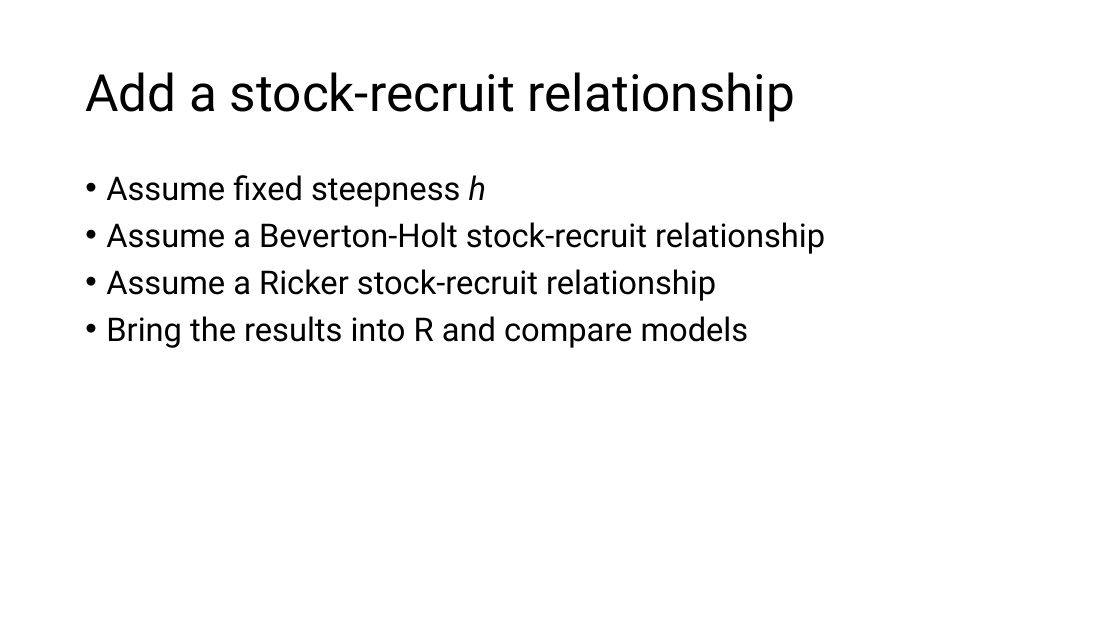
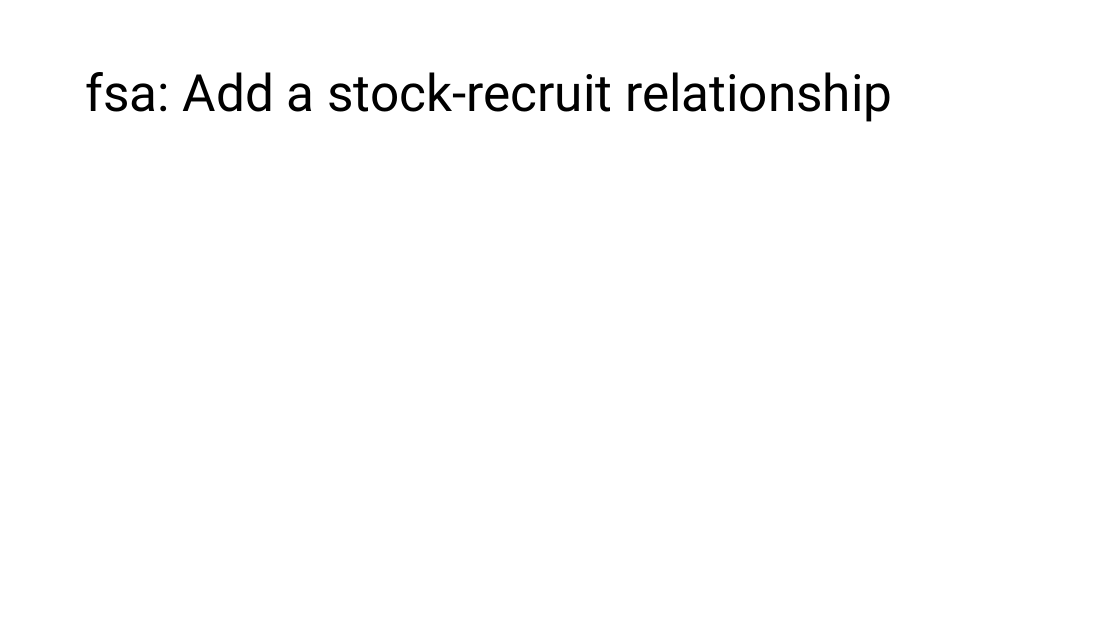
Before and after one commit to merrillrudd/ADMB_course, a slide deck: slide 9 of Day2/2b_Age-structured/Age-structured models.pptx. Drawn at 1120x630 pixels with LibreOffice and Linux fonts; fonts in the diff are those of the drawing; grey boxes stand for pictures. Boxes give left, top, right and bottom in pixels: in the first picture for what was removed or moved away, otherwise in the second. Text is boxed around its words. In the diff, an @@ line names an element or a change of style, - is before the commit and + after.

```diff
--- a/Day2/2b_Age-structured/Age-structured models.pptx
+++ b/Day2/2b_Age-structured/Age-structured models.pptx
@@ title at [85, 72, 892, 122]: text changed @@
-Add a stock-recruit relationship
+fsa: Add a stock-recruit relationship
@@ text removed at [106, 175, 825, 348] @@
-• Assume fixed steepness h
-• Assume a Beverton-Holt stock-recruit relationship
-• Assume a Ricker stock-recruit relationship
-• Bring the results into R and compare models
```
Also in this commit, not shown: 2 other slides changed, 4 slides added, 4 slides removed, 20 other files.
